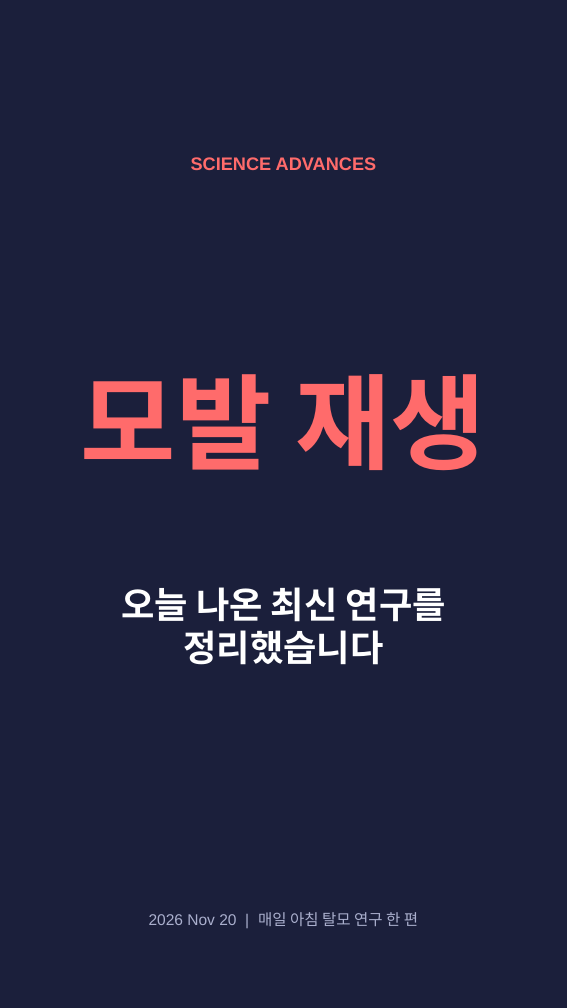
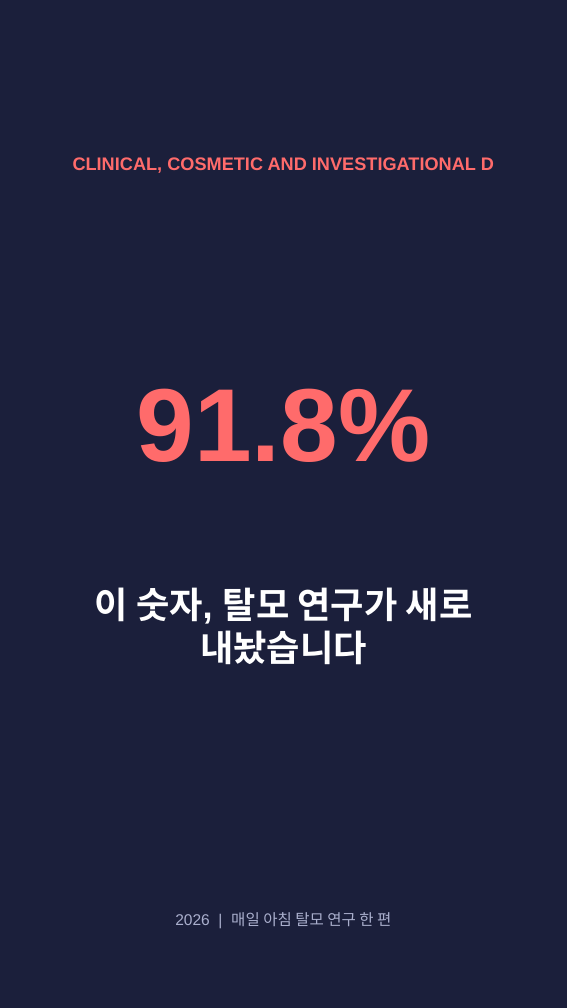
Before and after one commit to hyokang2010-BJ-ANTH/product-builder-test, a slide deck: slide 1 of pwa/data/latest/slides.pptx. Drawn at 567x1008 pixels with LibreOffice and Linux fonts; fonts in the diff are those of the drawing. Boxes give left, top, right and bottom in pixels: in the first picture for what was removed or moved away, otherwise in the second. Text is boxed around its words. In the diff, an @@ line names an element or a change of style, - is before the commit and + after.

```diff
--- a/pwa/data/latest/slides.pptx
+++ b/pwa/data/latest/slides.pptx
@@ text at box(73, 157, 494, 173): text changed @@
-SCIENCE ADVANCES
+CLINICAL, COSMETIC AND INVESTIGATIONAL D
@@ text at box(137, 388, 431, 462): text changed @@
-모발 재생
+91.8%
@@ text at box(95, 587, 473, 665): text changed @@
-오늘 나온 최신 연구를 정리했습니다
+이 숫자, 탈모 연구가 새로 내놨습니다
@@ text at box(175, 912, 391, 926): text changed @@
-2026 Nov 20 | 매일 아침 탈모 연구 한 편
+2026 | 매일 아침 탈모 연구 한 편
```
Also in this commit, not shown: 1 other slide changed, 7 slides added, 5 slides removed, 28 other files.
